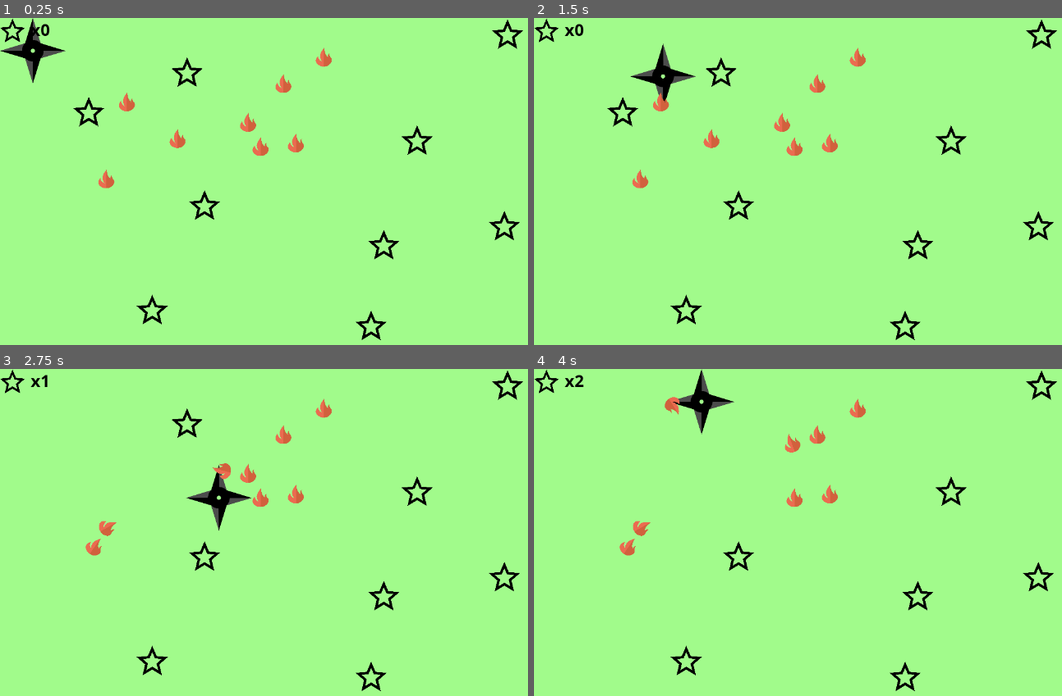
Above: before the commit, frames 1-4 (two rows, left to right).
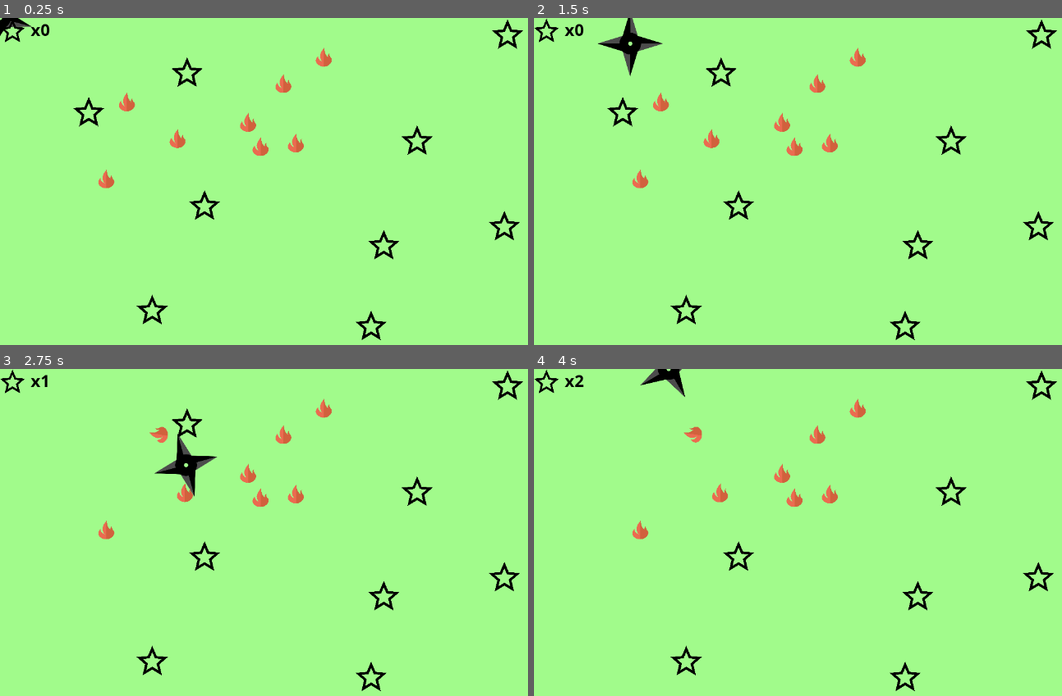
Above: after the commit, the same moments.

Repository: deengames-prototypes/kids-gamedev-template
Game: Godot game, scene res://Main.tscn
Same seed, same stepped clock (60 frames per second), same inputs: the game is played once before the commit and once after it.
Inputs:
- Up to frame 1 (0.25 s): no input
- Up to frame 2 (1.5 s): tap Enter at 0.5 s; hold Right (ui_right) 0.53-1.28 s; hold Down (ui_down) from 1.28 s (still down)
- Up to frame 3 (2.75 s): release Down (ui_down) at 2.03 s; hold Right (ui_right) from 2.03 s (still down)
- Up to frame 4 (4 s): release Right (ui_right) at 2.78 s; hold Up (ui_up) 2.78-3.53 s; hold Left (ui_left) from 3.53 s (still down)

The runs differ from the first frame. In frame 1, 0.7% of the frame differs, in the area x 0-13%, y 0-20%; in frame 2, 1.2%; in frame 3, 1.7%, in the area x 16-48%, y 17-58%; in frame 4, 1.6%.

Commit message:
Character spins

Diff:
--- /dev/null
+++ b/Khalid/Entities/Player.gd
@@ -0,0 +1,9 @@
+extends KinematicBody2D
+
+# Declare member variables here. Examples:
+# var a = 2
+# var b = "text"
+
+# Called when the node enters the scene tree for the first time.
+func _process(delta):
+	$Sprite.rotation_degrees += 1
--- a/Khalid/Entities/Player.tscn
+++ b/Khalid/Entities/Player.tscn
@@ -1,21 +1,21 @@
-[gd_scene load_steps=4 format=2]
+[gd_scene load_steps=5 format=2]
 
-[ext_resource path="res://Assets/ninja_star.png" type="Texture" id=1]
-[ext_resource path="res://Scripts/MoveToKeyboardOrGamepad.gd" type="Script" id=2]
+[ext_resource path="res://Entities/Player.gd" type="Script" id=1]
+[ext_resource path="res://Assets/ninja_star.png" type="Texture" id=2]
+[ext_resource path="res://Scripts/MoveToKeyboardOrGamepad.gd" type="Script" id=3]
 
 [sub_resource type="CircleShape2D" id=1]
 radius = 32.0
 
 [node name="Player" type="KinematicBody2D"]
+script = ExtResource( 1 )
 
-[node name="ColorRect" type="Sprite" parent="."]
+[node name="Sprite" type="Sprite" parent="."]
 scale = Vector2( 0.25, 0.25 )
-texture = ExtResource( 1 )
-centered = false
+texture = ExtResource( 2 )
 
 [node name="CollisionShape2D" type="CollisionShape2D" parent="."]
-position = Vector2( 64, 64 )
 shape = SubResource( 1 )
 
 [node name="MoveToKeyboard" type="Node2D" parent="."]
-script = ExtResource( 2 )
+script = ExtResource( 3 )
